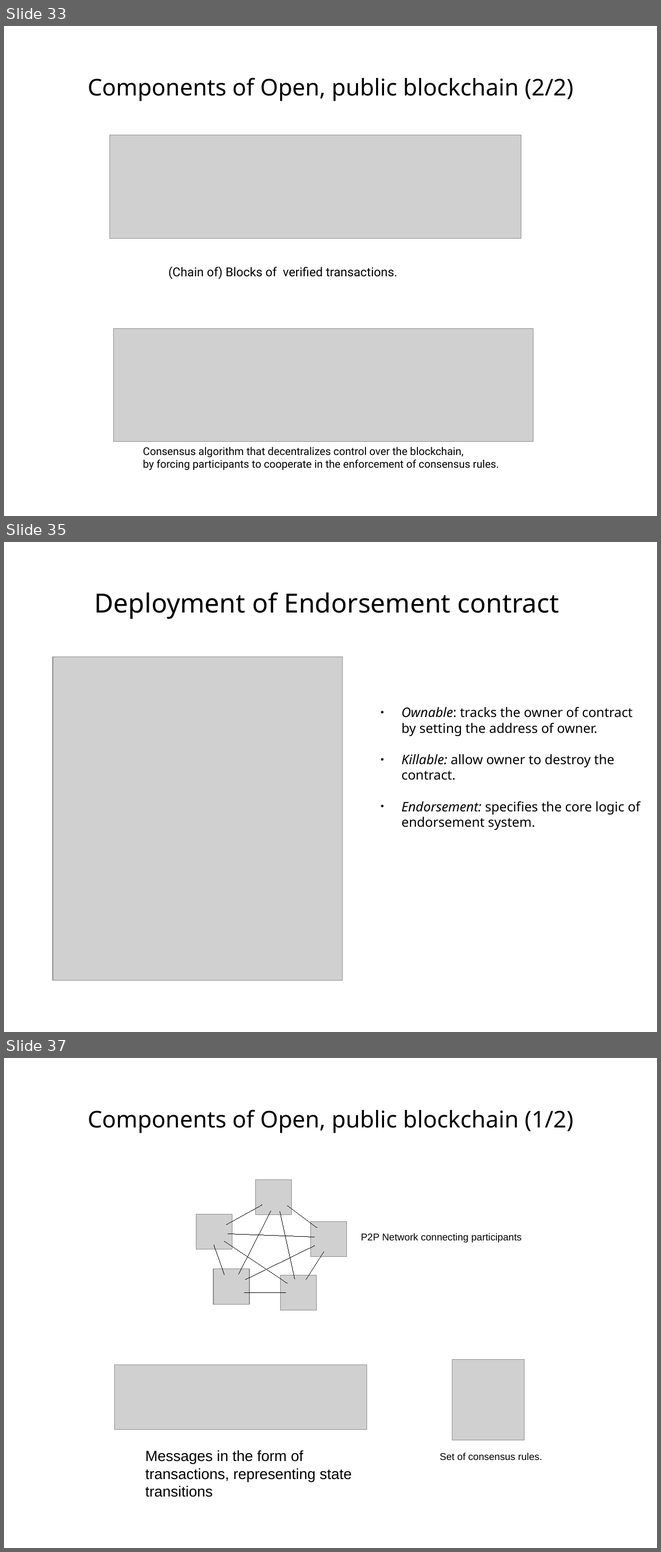
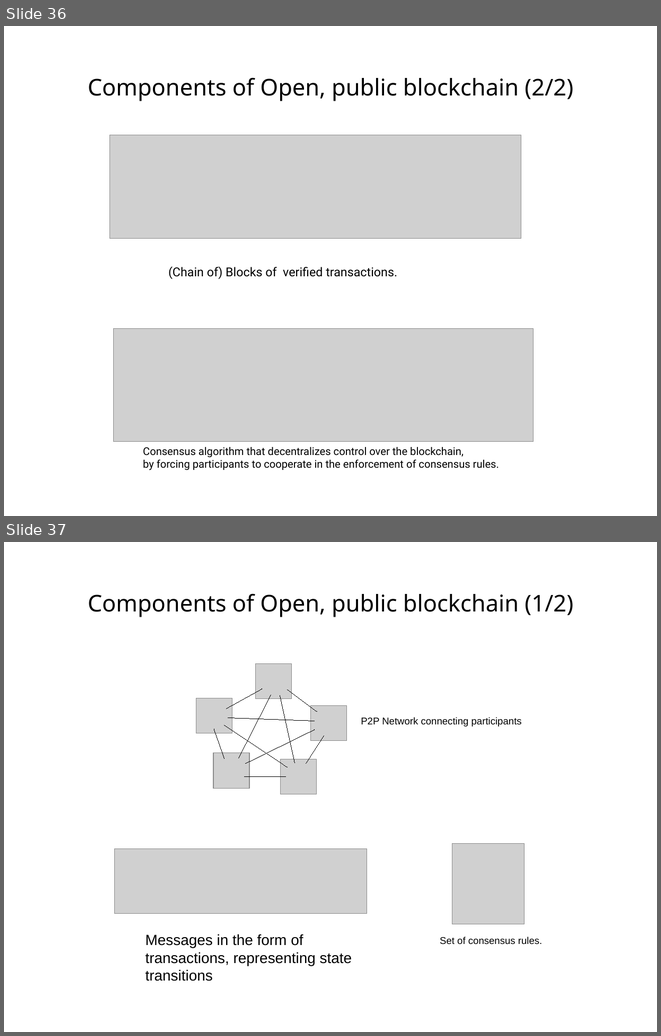
Before and after one commit to s2-t2/blockchain_reputation_system, a slide deck: documents/Presentation/Presentationv1.odp. Shown one above the other, each under a label of ours: slides 33, 35 and 37 before the commit, slides 36 and 37 after it; the slides between them are not shown. The pictures are 661x1552 and 661x1036 pixels, drawn with LibreOffice and Linux fonts; fonts in the diff are those of the drawing; grey boxes stand for pictures. Boxes give left, top, right and bottom in pixels: in the first picture for what was removed or moved away, otherwise in the second. Text is boxed around its words. In the diff, an @@ line names an element or a change of style, - is before the commit and + after.

```diff
--- a/documents/Presentation/Presentationv1.odp
+++ b/documents/Presentation/Presentationv1.odp
@@ slide 35 removed at (4, 542, 657, 1032), background #FFFFFF @@
@@ title removed at (94, 592, 559, 619) @@
-Deployment of Endorsement contract
@@ picture removed at (53, 656, 342, 980) @@
@@ text removed at (402, 707, 640, 830) @@
-● Ownable: tracks the owner of contract by setting the address of owner.
-● Killable: allow owner to destroy the contract.
-● Endorsement: specifies the core logic of endorsement system.
@@ what was slide 33 is now slide 36 @@
```
Also in this commit, not shown: 6 slides changed, 3 slides added, 2 other slides removed, 3 other files.
